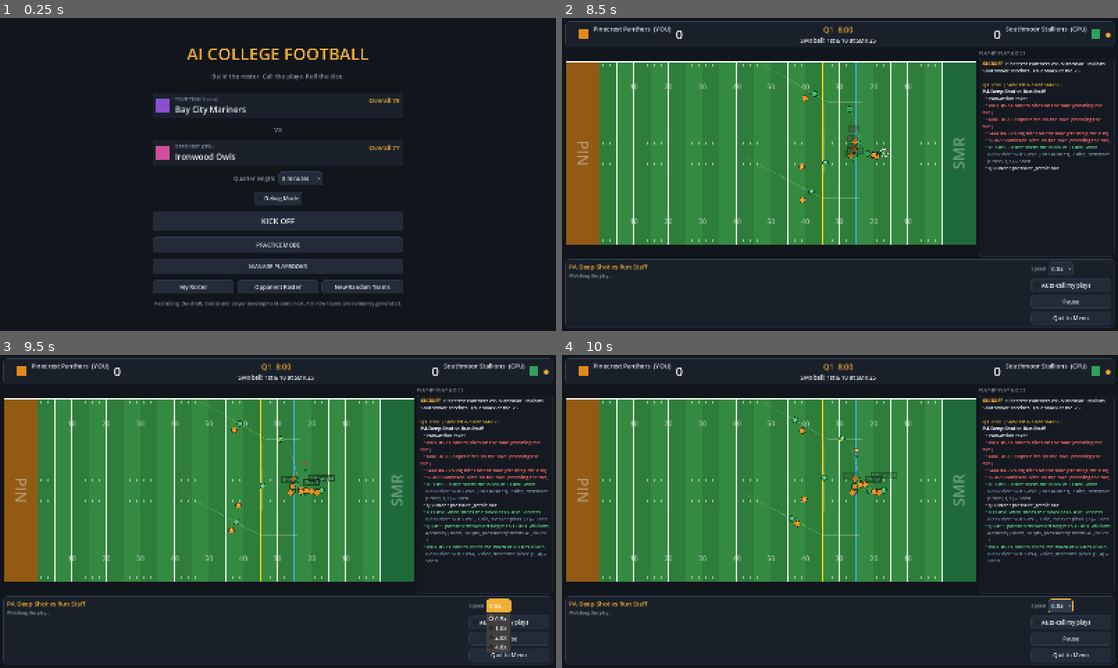
Above: before the commit, frames 1-4 (two rows, left to right).
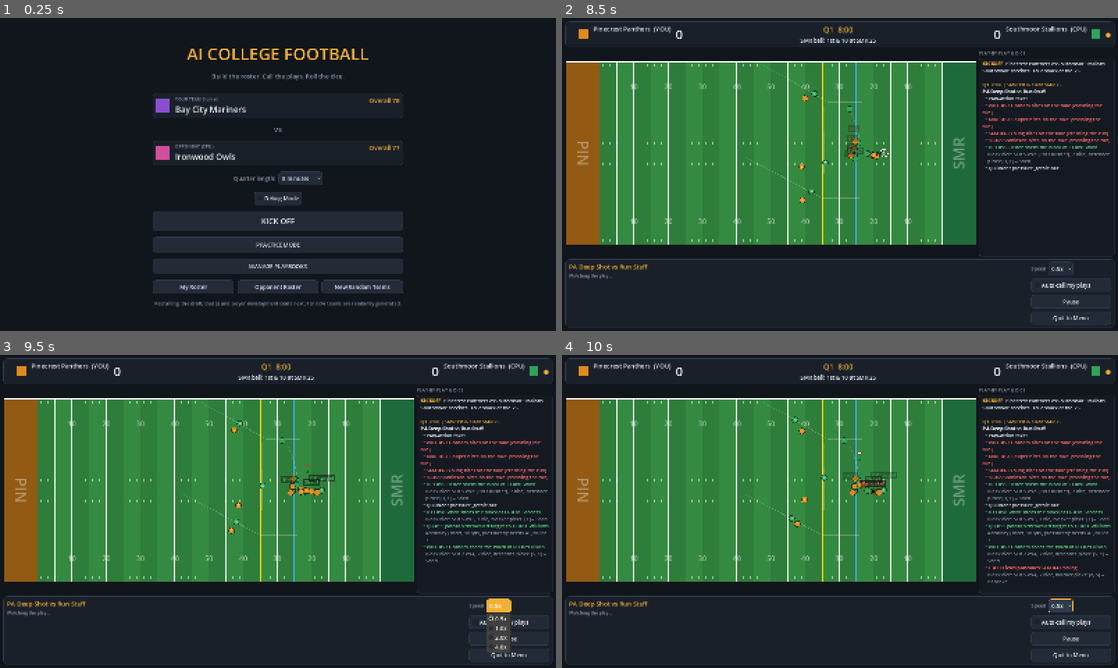
Above: after the commit, the same moments.

Repository: kylebess9/CollegeFootballGame
Game: Godot game, scene res://scenes/main.tscn
Same seed, same stepped clock (60 frames per second), same inputs: the game is played once before the commit and once after it.
Inputs:
- Up to frame 1 (0.25 s): no input
- Up to frame 2 (8.5 s): click "New Random Teams" at 0.5 s; click "New Random Teams" at 1.25 s; click "8 minutes" at 2 s; click "Debug Mode" at 2.75 s; click "KICK OFF" at 3.5 s; click "4-3" at 4.25 s; click "< Formations" at 5 s; click "4-3 Box" at 5.75 s; click "Run Stuff" at 6.5 s; click "1.0x" at 7.25 s; click "Auto-call my plays" at 8 s
- Up to frame 3 (9.5 s): click "0.5x" at 8.75 s
- Up to frame 4 (10 s): click "0.5x" at 9.5 s

Frames 1-2 are identical in both runs. In frame 3, less than 0.1% of the frame differs, in the area x 41-98%, y 25-64%; in frame 4, 0.5%, in the area x 41-98%, y 23-73%.

Commit message:
Pass speed from the QB's Strength; slower ducks and hurried throws
A pass now leaves at 17 + 2 x Strength yds/s (21 at Strength 2, the old fixed
speed) and the QB leads his receiver for that speed. A pressured throw loses a
random amount of it, up to 40% at Strength 1 and less with a stronger arm, and
a wobbly duck goes at half speed, so the receiver has to wait on it and
defenders close in. Pitches keep the old BALL_SPEED. The speed is kept on
PlaySim.ball_speed for later scatter/bobble work.

New tests/pass_speed_check.gd. Closes #48.

Co-Authored-By: Claude Opus 5.5 (1M context) <noreply@anthropic.com>
Claude-Session: https://claude.ai/code/session_01TomsL2ZxFj5u85cMsCrMPC

Diff:
--- a/scripts/data/football_player.gd
+++ b/scripts/data/football_player.gd
@@ -19,7 +19,7 @@
 
 const ATTR_HELP := {
 	"spd": "How fast the player runs. Decides who wins footraces and how much separation receivers get.",
-	"str": "Blocking power. Compared on both sides of a block to decide how many block dice are rolled and who picks.",
+	"str": "Blocking power. Compared on both sides of a block to decide how many block dice are rolled and who picks. For a QB, how fast his passes travel.",
 	"agi": "Elusiveness and route cuts. Ball carriers with high agility make tackles harder.",
 	"hnd": "Catching, interceptions and holding on to the ball.",
 	"pas": "Throw accuracy. Accuracy roll needs (7 - Passing)+, harder for longer throws and under pressure.",
--- a/scripts/sim/play_sim.gd
+++ b/scripts/sim/play_sim.gd
@@ -23,7 +23,11 @@
 const BLOCK_RANGE := 1.3
 const BLOCK_INTERVAL := 1.0
 const ASSIST_RANGE := 2.0
-const BALL_SPEED := 21.0
+const BALL_SPEED := 21.0      # a pitch's speed, and a pass from a Strength 2 QB
+const ARM_SPEED_BASE := 17.0  # a pass leaves the QB's hand at this + ARM_SPEED_PER_STR * Strength...
+const ARM_SPEED_PER_STR := 2.0
+const DUCK_SPEED := 0.5       # ...a wobbly duck at this fraction of it...
+const HURRY_SPEED_LOSS := 0.4 # ...and a pressured throw loses up to this fraction, less with a stronger arm
 const CATCH_REACH := 1.6
 const HANDOFF_TIME := 0.55    # when a play-action fake happens, and when the defense reads a run
 const HANDOFF_RADIUS := 4.0   # on a run the RB must get this close to the QB for a handoff...
@@ -69,6 +73,7 @@
 var ball_to := Vector2.ZERO
 var ball_flight := 0.0
 var ball_flight_time := 0.0
+var ball_speed := BALL_SPEED # yards/second of the ball in the air
 var ball_target: SimActor = null
 var ball_quality := "good" # good / bad / duck / away
 var thrown_at := -1.0
@@ -509,7 +514,7 @@
 			pitched = true
 			ball_quality = "pitch"
 			_log("%s pitches it to %s" % [qb.tag(), rb.tag()], qb.pos, -1, "", "Pitch")
-			_launch(_catch_point(rb), rb)
+			_launch(_catch_point(rb, BALL_SPEED), rb, BALL_SPEED)
 			_defense_sees_run()
 	if play_action and not handed_off and t >= HANDOFF_TIME:
 		handed_off = true
@@ -620,8 +625,13 @@
 		read_noise = dice.rng.randf_range(-1.2, 1.6)
 
 
-func _flight_time(from: Vector2, to: Vector2) -> float:
-	return from.distance_to(to) / BALL_SPEED + 0.1
+func _flight_time(from: Vector2, to: Vector2, speed: float = BALL_SPEED) -> float:
+	return from.distance_to(to) / speed + 0.1
+
+
+## How fast this QB throws a clean pass. He leads receivers expecting this speed.
+func _arm_speed() -> float:
+	return ARM_SPEED_BASE + ARM_SPEED_PER_STR * qb.r("str")
 
 
 ## Where a receiver will be after `time` seconds if he keeps running his route.
@@ -647,16 +657,18 @@
 	return p
 
 
-func _catch_point(rec: SimActor) -> Vector2:
-	var land := _predict(rec, _flight_time(qb.pos, rec.pos))
-	land = _predict(rec, _flight_time(qb.pos, land))
+func _catch_point(rec: SimActor, speed: float = -1.0) -> Vector2:
+	if speed <= 0.0:
+		speed = _arm_speed()
+	var land := _predict(rec, _flight_time(qb.pos, rec.pos, speed))
+	land = _predict(rec, _flight_time(qb.pos, land, speed))
 	return land
 
 
 ## Yards of cushion the receiver will have when the ball arrives. Negative means covered.
 func _openness(rec: SimActor) -> float:
 	var land := _catch_point(rec)
-	var tf := _flight_time(qb.pos, land)
+	var tf := _flight_time(qb.pos, land, _arm_speed())
 	var best := 99.0
 	for d in defenders():
 		if not d.is_up():
@@ -735,7 +747,15 @@
 		mod -= 1
 	var res := _test(qb, 7 - qb.r("pas") + mod, "Accuracy (%s, %d yds%s)" % [range_name, int(dist), ", pressured" if hurried else ""])
 	var target := land
+	# The QB led the receiver for a clean throw at his arm speed. A pressured throw comes out
+	# slower than he planned (the receiver may have to wait for it and defenders close in),
+	# and a duck floats at half speed.
+	var speed := _arm_speed()
+	if hurried:
+		var max_loss := HURRY_SPEED_LOSS * (7 - qb.r("str")) / 6.0
+		speed *= 1.0 - dice.rng.randf_range(0.0, max_loss)
 	if int(res["first"]) == 1 and not res["ok"]:
+		speed *= DUCK_SPEED
 		ball_quality = "duck"
 		target += dice.scatter(dice.rng.randf_range(2.5, 4.0) + dist * 0.06)
 		_log("%s throws a wobbly duck toward %s" % [qb.tag(), rec.tag()], qb.pos, 0, res["detail"], "Duck!")
@@ -747,7 +767,7 @@
 		ball_quality = "good"
 		_log("%s throws to %s" % [qb.tag(), rec.tag()], qb.pos, 1, res["detail"], "On target")
 	target.y = clampf(target.y, -1.0, FIELD_W + 1.0)
-	_launch(target, rec)
+	_launch(target, rec, speed)
 
 
 func _throw_away(detail: String) -> void:
@@ -761,10 +781,10 @@
 	var y := -2.0 if qb.pos.y < FIELD_W * 0.5 else FIELD_W + 2.0
 	ball_quality = "away"
 	_log("%s throws it away" % qb.tag(), qb.pos, -1, "", "Thrown away")
-	_launch(Vector2(qb.pos.x + 6.0, y), null)
-
-
-func _launch(to: Vector2, rec: SimActor) -> void:
+	_launch(Vector2(qb.pos.x + 6.0, y), null, _arm_speed())
+
+
+func _launch(to: Vector2, rec: SimActor, speed: float) -> void:
 	qb_state = "thrown"
 	qb.job = "idle"
 	holder = null
@@ -773,7 +793,8 @@
 	ball_to = to
 	ball_target = rec
 	ball_flight = 0.0
-	ball_flight_time = _flight_time(ball_from, ball_to)
+	ball_speed = speed
+	ball_flight_time = _flight_time(ball_from, ball_to, speed)
 	thrown_at = t
 
 
--- /dev/null
+++ b/tests/pass_speed_check.gd
@@ -0,0 +1,110 @@
+extends SceneTree
+## Pass speed:
+##   godot --headless --script res://tests/pass_speed_check.gd
+## - a clean, unhurried pass leaves at the QB's arm speed (PlaySim._arm_speed(), from Strength),
+##   and a stronger QB throws faster,
+## - a pressured throw comes out slower than that, by a varying amount,
+## - a wobbly duck goes at half speed (or less, if it was also pressured),
+## - a pitch on a run always goes at BALL_SPEED, whoever the QB is.
+
+var fails := 0
+
+
+func _expect(ok: bool, what: String) -> void:
+	print(("  ok   " if ok else "  FAIL ") + what)
+	if not ok:
+		fails += 1
+
+
+func _init() -> void:
+	var gen := TeamGenerator.new(7)
+	var dice := Dice.new(13)
+	var a := gen.make_team(0, Color.BLUE)
+	var b := gen.make_team(1, Color.RED)
+	var pb := Playbook.make_default()
+	var qb: FootballPlayer = a.depth_chart()["QB"]
+
+	var weak := {}
+	var strong := {}
+	for s in [1, 6]:
+		qb.ratings["str"] = s
+		var st := _throws(a, b, pb, dice)
+		if s == 1:
+			weak = st
+		else:
+			strong = st
+	var arm_weak := PlaySim.ARM_SPEED_BASE + PlaySim.ARM_SPEED_PER_STR * 1
+	var arm_strong := PlaySim.ARM_SPEED_BASE + PlaySim.ARM_SPEED_PER_STR * 6
+	for st in [weak, strong]:
+		print("    clean %d, hurried %d (%.1f-%.1f yd/s), ducks %d, pitches %d" % [
+			st["clean"].size(), st["hurried"].size(), _min(st["hurried"]), _max(st["hurried"]),
+			st["duck"].size(), st["pitch"].size()])
+	_expect(weak["clean"].size() > 20 and _min(weak["clean"]) == arm_weak and _max(weak["clean"]) == arm_weak,
+		"a clean pass leaves at arm speed (Strength 1: %.0f)" % arm_weak)
+	_expect(strong["clean"].size() > 20 and _min(strong["clean"]) == arm_strong and _max(strong["clean"]) == arm_strong,
+		"a stronger QB throws faster (Strength 6: %.0f)" % arm_strong)
+	_expect(weak["hurried"].size() > 10 and _max(weak["hurried"]) <= arm_weak and _min(weak["hurried"]) < arm_weak * 0.8,
+		"a pressured throw loses a varying amount of speed")
+	_expect(strong["hurried"].size() > 10 and _min(strong["hurried"]) >= arm_strong * (1.0 - PlaySim.HURRY_SPEED_LOSS / 6.0) - 0.001,
+		"a strong arm loses less of it under pressure")
+	var ducks: Array = weak["duck"] + strong["duck"]
+	var duck_ok := ducks.size() > 5
+	for d in ducks:
+		if d[0] > d[1] * PlaySim.DUCK_SPEED + 0.001:
+			duck_ok = false
+	_expect(duck_ok, "a wobbly duck goes at half speed or less (%d ducks)" % ducks.size())
+	var pitches: Array = weak["pitch"] + strong["pitch"]
+	_expect(pitches.size() > 20 and _min(pitches) == PlaySim.BALL_SPEED and _max(pitches) == PlaySim.BALL_SPEED,
+		"a pitch always goes at BALL_SPEED")
+
+	print("pass_speed_check: %s" % ("OK" if fails == 0 else "%d FAILED" % fails))
+	quit()
+
+
+## Every play in the stock playbook against every defense (runs with no time for a handoff, so
+## they're pitches); the speed of each ball in the air, sorted by kind. Ducks are
+## [speed, arm speed] pairs.
+func _throws(a: Team, b: Team, pb: Playbook, dice: Dice) -> Dictionary:
+	var st := {"clean": [], "hurried": [], "duck": [], "pitch": []}
+	for off in pb.offense_names():
+		var play := pb.offense_play(off)
+		if pb.is_run(off):
+			var quick := play.duplicate() as RunPlay
+			quick.formation = play.formation
+			quick.time_delay = 0.2
+			play = quick
+		for de in pb.defense_names():
+			for i in 25:
+				var sim := PlaySim.new()
+				sim.setup(a, b, play, pb.defense_play(de), 35.0, 26.67, {}, dice)
+				var seen := false
+				while not sim.done:
+					sim.step()
+					if not seen and sim.ball_in_air:
+						seen = true
+						if sim.pitched:
+							st["pitch"].append(sim.ball_speed)
+						elif sim.ball_quality == "duck":
+							st["duck"].append([sim.ball_speed, sim._arm_speed()])
+						elif sim.ball_quality == "away":
+							pass
+						elif sim.pending_hurried:
+							st["hurried"].append(sim.ball_speed)
+						else:
+							st["clean"].append(sim.ball_speed)
+				sim.dispose()
+	return st
+
+
+func _min(arr: Array) -> float:
+	var m := INF
+	for v in arr:
+		m = minf(m, v)
+	return m
+
+
+func _max(arr: Array) -> float:
+	var m := -INF
+	for v in arr:
+		m = maxf(m, v)
+	return m
Not shown, added: tests/catch_check.gd.uid
Not shown, added: tests/pass_speed_check.gd.uid
Not shown, changed: CLAUDE.md
Not shown, changed: README.md
